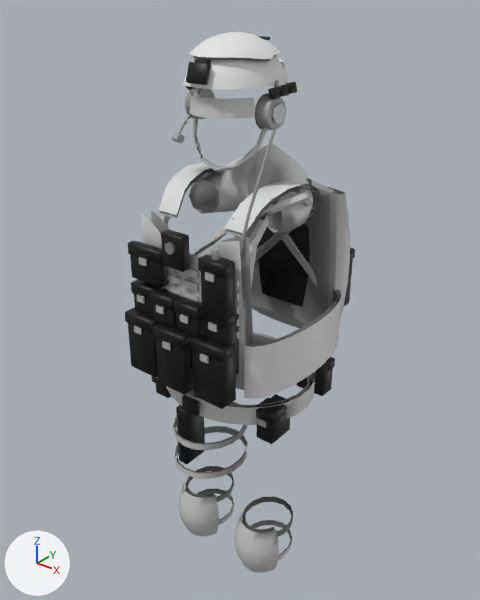
What one commit did to the glTF model public/lastframe/gear.glb.
Before and after are seen from a camera (50 mm lens) standing at (0.939, -1.181, 1.931) and looking at (-0.049, 0.053, 1.166). Arrows for +X, +Y and +Z are at lower left; the lights stay in place. The picture after the commit comes second. Vertices at exactly the same position are counted once.

Objects in the first picture: 'beanie', 'belt', 'glasses', 'helmet', 'holster', 'hood', 'kneeL', 'kneeR', 'pack', 'rig', 'satchel', 'vest'.
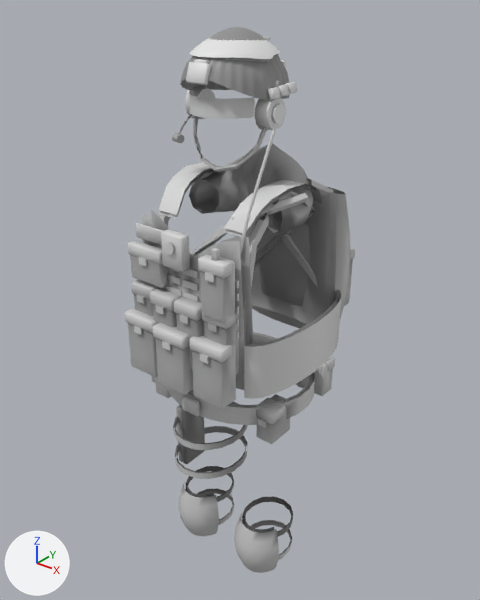
Pixel boxes (x1, y1, x2, y2) of what changed, in the pictures (480 x 600 px):
'beanie', reshaped: before (183, 56, 287, 89); after (180, 27, 290, 100)
part 2 of me_belt, recoloured: (155, 357, 335, 444) in both
part 3 of me_belt, recoloured: (162, 363, 329, 442) in both
part 4 of me_belt, recoloured: (188, 334, 311, 428) in both
part 5 of me_belt, edited (looks the same): (156, 332, 315, 428) in both
part 6 of me_helmet, recoloured: before (190, 57, 276, 97); after (193, 81, 276, 94)
part 7 of me_helmet, recoloured: (186, 36, 297, 130) in both
part 8 of me_helmet, recoloured: (185, 39, 282, 130) in both
part 9 of me_holster, recoloured (black to grey): (176, 405, 205, 464) in both
part 10 of me_holster, recoloured (black to dark grey): (182, 410, 205, 464) in both
part 11 of me_hood, recoloured (light grey to grey): (189, 143, 309, 233) in both
part 12 of me_hood, recoloured: (197, 149, 313, 233) in both
part 13 of me_hood, recoloured (darker): (189, 151, 305, 233) in both
part 14 of me_rig, recoloured (black to grey): (136, 287, 228, 355) in both
part 15 of me_rig, recoloured (black to light grey): (131, 279, 239, 375) in both
part 16 of me_rig, recoloured: (138, 295, 250, 346) in both
part 17 of me_vest, added: after (136, 223, 163, 245)
part 18 of me_vest, recoloured (black to grey): (125, 130, 342, 409) in both

The change, as a diff of the scene's bpy script:
```diff
--- a/public/lastframe/gear.glb.py
+++ b/public/lastframe/gear.glb.py
@@ me_beanie @@
-me_beanie.from_pydata(...)  # 469 vertices, 884 faces; spans x -0.103..0.103, y -0.145..0.101, z 1.73..1.822
+me_beanie.from_pydata(...)  # 1441 vertices, 2760 faces; spans x -0.11..0.11, y -0.147..0.108, z 1.695..1.839
+# me_beanie part 1: 469 vertices removed from x -0.103..0.103, y -0.145..0.101, z 1.73..1.822; 1441 vertices added at x -0.11..0.11, y -0.147..0.108, z 1.695..1.839
 me_beanie.materials.append(mat_beanie)
@@ me_belt @@
 me_belt.from_pydata(...)  # 348 vertices, 552 faces; spans x -0.205..0.205, y -0.206..0.202, z 0.9..1.015
+# me_belt part 2: 148 faces centred in x -0.198..0.198, y -0.206..0.198, z 0.9..1.013 are repainted in the vertex colours; the middle colour goes from black #000000 to light grey #e0e0e0
+# me_belt part 3: 160 faces centred in x -0.195..0.195, y -0.195..0.195, z 0.903..1.012 are repainted in the vertex colours; the middle colour goes from black #000000 to grey #9b9b9b
+# me_belt part 4: 144 faces centred in x -0.198..0.198, y -0.18..0.16, z 0.972..1.007 are repainted in the vertex colours; the middle colour goes from grey #868686 to grey #8f8f8f
+# me_belt part 5: 88 faces centred in x -0.205..0.205, y -0.192..0.168, z 0.973..1.007 are repainted in the vertex colours; the middle colour goes from white #e7e7e7 to light grey #e3e3e3
 me_belt.materials.append(mat_belt)
@@ me_helmet @@
 me_helmet.from_pydata(...)  # 1321 vertices, 2444 faces; spans x -0.122..0.122, y -0.167..0.117, z 1.547..1.829
+# me_helmet part 6: 797 faces centred in x -0.113..0.112, y -0.137..0.062, z 1.643..1.819 are repainted in the vertex colours; the middle colour goes from grey #767676 to grey #9f9f9f
+# me_helmet part 7: 420 faces centred in x -0.122..0.122, y -0.153..0.068, z 1.643..1.823 are repainted in the vertex colours; the middle colour goes from black #000000 to white #ffffff
+# me_helmet part 8: 390 faces centred in x -0.117..0.117, y -0.138..0.07, z 1.641..1.82 are repainted in the vertex colours; the middle colour goes from grey #959595 to light grey #c8c8c8
 me_helmet.materials.append(mat_helmet)
@@ me_holster @@
 me_holster.from_pydata(...)  # 200 vertices, 244 faces; spans x -0.205..-0.007, y -0.125..0.105, z 0.62..1.012
+# me_holster part 9: 51 faces centred in x -0.205..-0.165, y -0.055..0.035, z 0.62..0.877 are repainted in the vertex colours; the middle colour goes from black #000000 to grey #aaaaaa
+# me_holster part 10: 37 faces centred in x -0.201..-0.165, y -0.052..0.032, z 0.689..0.877 are repainted in the vertex colours; the middle colour goes from black #000000 to dark grey #686868
 me_holster.materials.append(mat_holster)
@@ me_hood @@
 me_hood.from_pydata(...)  # 207 vertices, 396 faces; spans x -0.153..0.153, y -0.033..0.173, z 1.4..1.574
+# me_hood part 11: 147 faces centred in x -0.149..0.149, y -0.024..0.143, z 1.402..1.568 are repainted in the vertex colours; the middle colour goes from light grey #d8d8d8 to grey #a4a4a4
+# me_hood part 12: 158 faces centred in x -0.149..0.149, y -0.01..0.167, z 1.404..1.562 are repainted in the vertex colours; the middle colour goes from white #f3f3f3 to grey #b9b9b9
+# me_hood part 13: 91 faces centred in x -0.146..0.147, y -0.025..0.069, z 1.406..1.549 are repainted in the vertex colours; the middle colour goes from grey #aeaeae to grey #848484
 me_hood.materials.append(mat_hood)
@@ me_rig @@
 me_rig.from_pydata(...)  # 422 vertices, 720 faces; spans x -0.15..0.15, y -0.252..0.192, z 1.13..1.512
+# me_rig part 14: 179 faces centred in x -0.143..0.143, y -0.245..-0.186, z 1.185..1.29 are repainted in the vertex colours; the middle colour goes from black #000000 to grey #9f9f9f
+# me_rig part 15: 179 faces centred in x -0.146..0.146, y -0.252..-0.186, z 1.13..1.293 are repainted in the vertex colours; the middle colour goes from black #000000 to light grey #d9d9d9
+# me_rig part 16: 150 faces centred in x -0.14..0.14, y -0.25..-0.165, z 1.157..1.273 are repainted in the vertex colours; the middle colour goes from grey #909090 to grey #888888
 me_rig.materials.append(mat_rig)
@@ me_vest @@
-me_vest.from_pydata(...)  # 1695 vertices, 2724 faces; spans x -0.222..0.222, y -0.273..0.225, z 1.07..1.661
+me_vest.from_pydata(...)  # 1743 vertices, 2812 faces; spans x -0.222..0.222, y -0.273..0.225, z 1.07..1.661
+# me_vest part 17: a new loose piece of 24 vertices spanning x -0.144..-0.046, y -0.207..-0.202, z 1.395..1.429, in mat_vest
+# me_vest part 18: 2668 kept faces spanning x -0.222..0.222, y -0.273..0.225, z 1.07..1.661 get new vertex colours
+# other edits to the shape of me_vest do not show in these pictures
 me_vest.materials.append(mat_vest)
```
